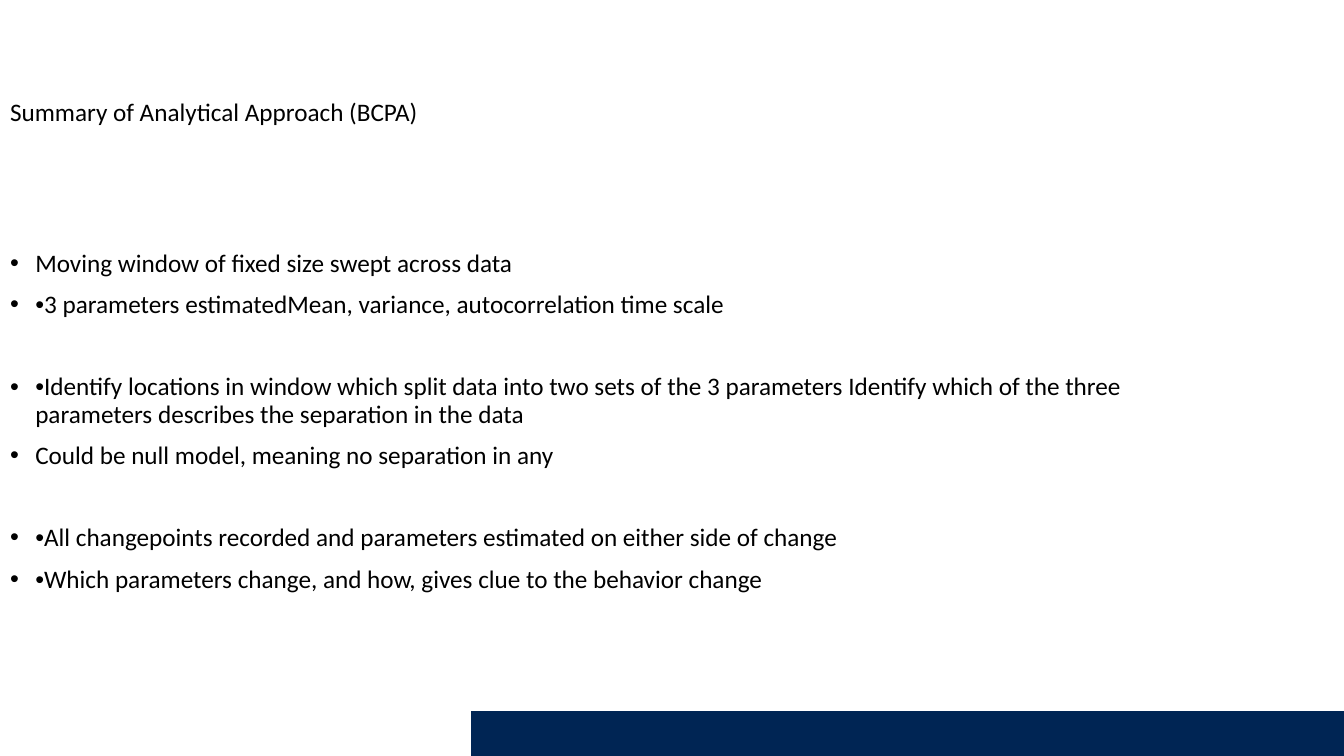
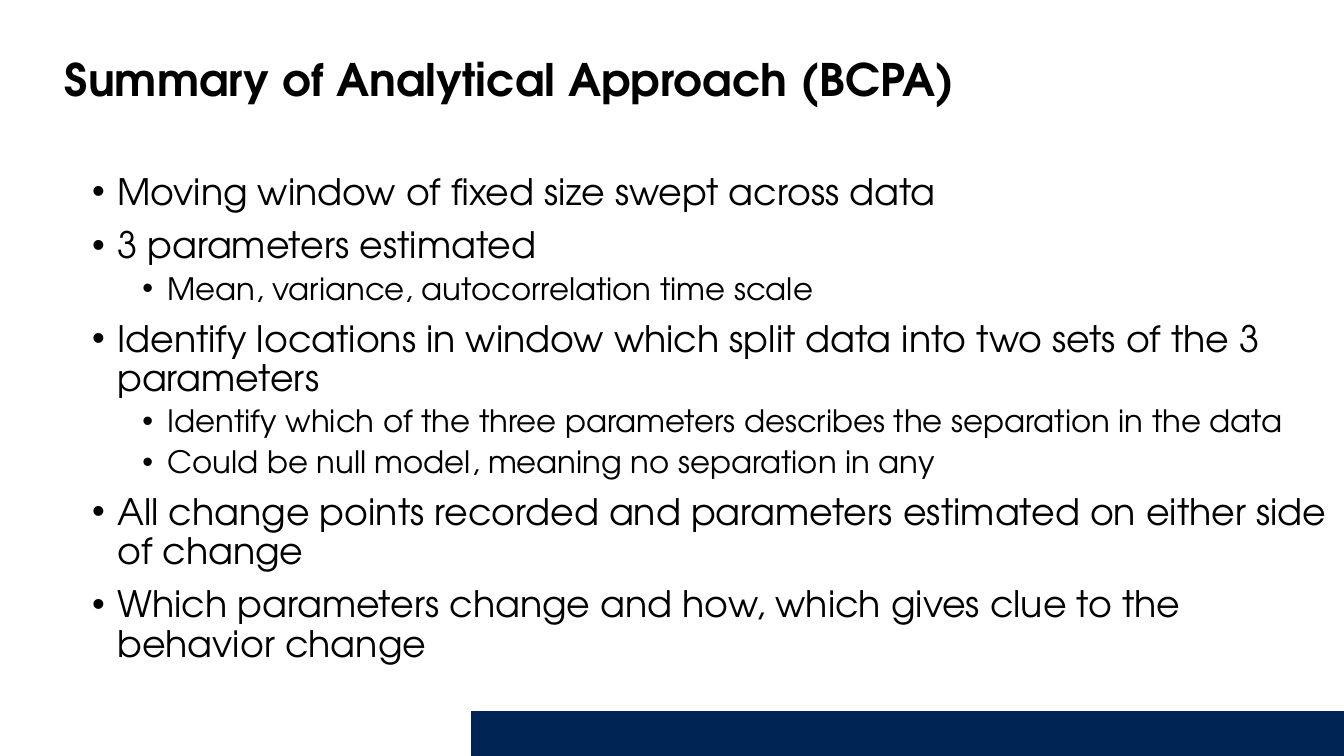
Before and after one commit to Smithsonian/Introduction_HMM, a slide deck: slide 20 of Presentation/IntroAnimalMovements_HMMs.pptx. Drawn at 1344x756 pixels with LibreOffice and Linux fonts; fonts in the diff are those of the drawing; background and template pictures are left out. Boxes give left, top, right and bottom in pixels: in the first picture for what was removed or moved away, otherwise in the second. Text is boxed around its words. In the diff, an @@ line names an element or a change of style, - is before the commit and + after.

```diff
--- a/Presentation/IntroAnimalMovements_HMMs.pptx
+++ b/Presentation/IntroAnimalMovements_HMMs.pptx
@@ text "Summary of Analytical Approach (BCPA)": place and size @@
-text "Summary of Analytical Approach (BCPA)" at (10, 102, 417, 125)
+text "Summary of Analytical Approach (BCPA)" at (65, 61, 954, 107)
@@ text "Summary of Analytical Approach (BCPA)" at (65, 61, 954, 107): size 18 to 32 pt, font Calibri to TeX Gyre Adventor, bold on @@
@@ text "Moving window of fixed size ...": place and size @@
-text "Moving window of fixed size ..." at (35, 254, 1120, 593)
+text "Moving window of fixed size ..." at (117, 178, 1326, 665)
@@ text at (117, 178, 935, 480): size 18 to 26 pt in "Moving window of fixed size swept across ..."; font Calibri to TeX Gyre Adventor in "Moving window of fixed size swept across ...", "Could be null model, meaning no separation ..."; size 18 to 22 pt in "Could be null model, meaning no separation ..."; list level 1 to 2 in "Could be null model, meaning ..." @@
@@ text at (117, 230, 1283, 438): text changed; size 18 to 22 pt; font Calibri to TeX Gyre Adventor @@
-• •3 parameters estimatedMean, variance, autocorrelation time scale
-• •Identify locations in window which split data into two sets of the 3 parameters Identify which of the three parameters describes the separation in the data
+• 3 parameters estimated
+  • Mean, variance, autocorrelation time scale
+• Identify locations in window which split data into two sets of the 3 parameters
+  • Identify which of the three parameters describes the separation in the data
@@ text at (117, 498, 1326, 665): text changed; size 18 to 26 pt; font Calibri to TeX Gyre Adventor @@
-• •All changepoints recorded and parameters estimated on either side of change
-• •Which parameters change, and how, gives clue to the behavior change
+• All change points recorded and parameters estimated on either side of change
+• Which parameters change and how, which gives clue to the behavior change
```
Also in this commit, not shown: 8 other slides changed, 4 slides added, 4 slides removed.
